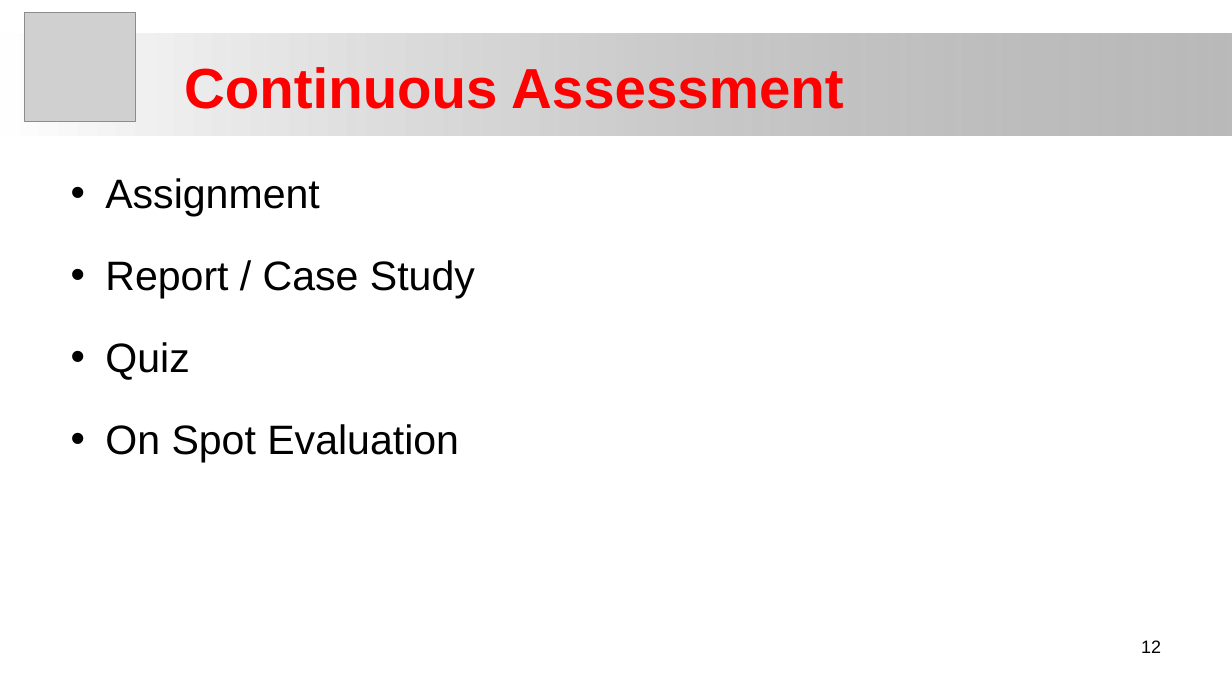
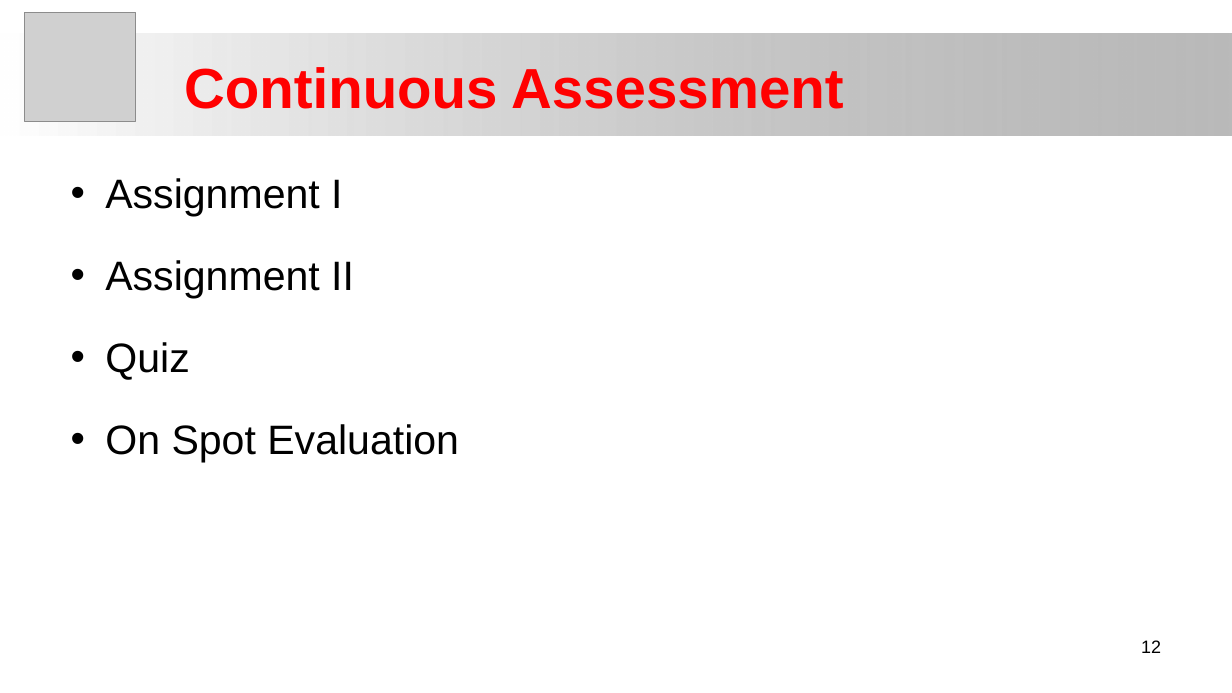
Before and after one commit to saharshwadekar/College-Work, a slide deck: slide 12 of VII SEMESTER/Transportation System/OE-III TS Syllabus.pptx. Drawn at 1232x693 pixels with LibreOffice and Linux fonts; fonts in the diff are those of the drawing; grey boxes stand for pictures; background and template pictures are left out. Boxes give left, top, right and bottom in pixels: in the first picture for what was removed or moved away, otherwise in the second. Text is boxed around its words. In the diff, an @@ line names an element or a change of style, - is before the commit and + after.

```diff
--- a/VII SEMESTER/Transportation System/OE-III TS Syllabus.pptx
+++ b/VII SEMESTER/Transportation System/OE-III TS Syllabus.pptx
@@ text at (105, 178, 354, 298): text changed @@
-• Assignment
-• Report / Case Study
+• Assignment I
+• Assignment II
```
Also in this commit, not shown: 1 other slide changed, 53 other files.
